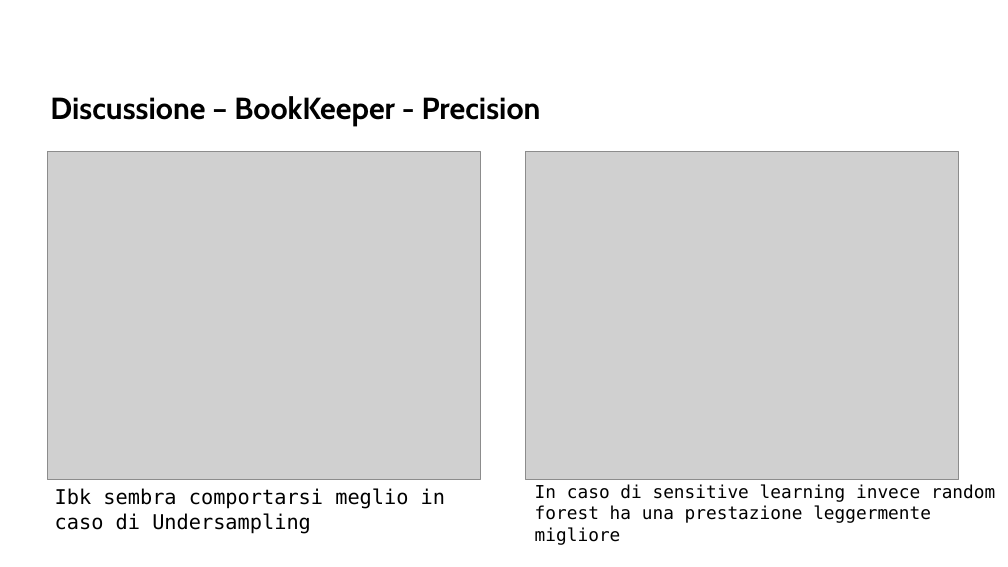
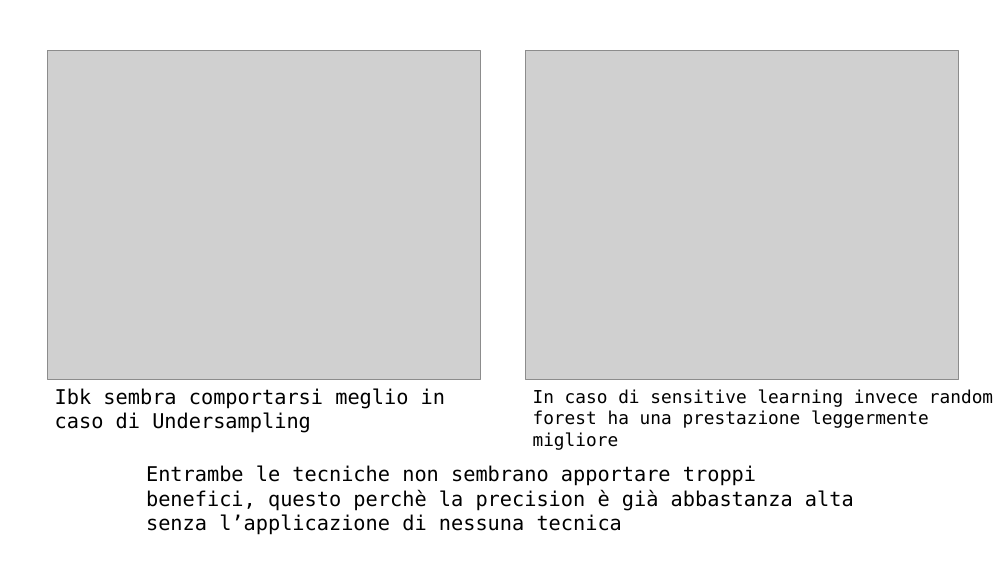
Before and after one commit to AlessDea/ISW2_milestone2, a slide deck: slide 14 of presentazione/isw2_ml.odp. Drawn at 1008x567 pixels with LibreOffice and Linux fonts; fonts in the diff are those of the drawing; grey boxes stand for pictures; background and template pictures are left out. Boxes give left, top, right and bottom in pixels: in the first picture for what was removed or moved away, otherwise in the second. Text is boxed around its words. In the diff, an @@ line names an element or a change of style, - is before the commit and + after.

```diff
--- a/presentazione/isw2_ml.odp
+++ b/presentazione/isw2_ml.odp
@@ title removed at (x1=50, y1=96, x2=541, y2=126) @@
-Discussione – BookKeeper - Precision
@@ 2 pictures, 1 text moved together from (x1=48, y1=151, x2=959, y2=534) to (x1=48, y1=50, x2=959, y2=433) @@
@@ text "In caso di sensitive learning ..." moved from (x1=535, y1=484, x2=995, y2=545) to (x1=533, y1=389, x2=993, y2=450) @@
@@ text added at (x1=146, y1=465, x2=854, y2=535), 16 pt, text #000000 @@
+Entrambe le tecniche non sembrano apportare troppi benefici, questo perchè la precision è già abbastanza alta senza l’applicazione di nessuna tecnica
```
Also in this commit, not shown: 13 other slides changed, 4 slides added, 3 slides removed, 2 other files.
